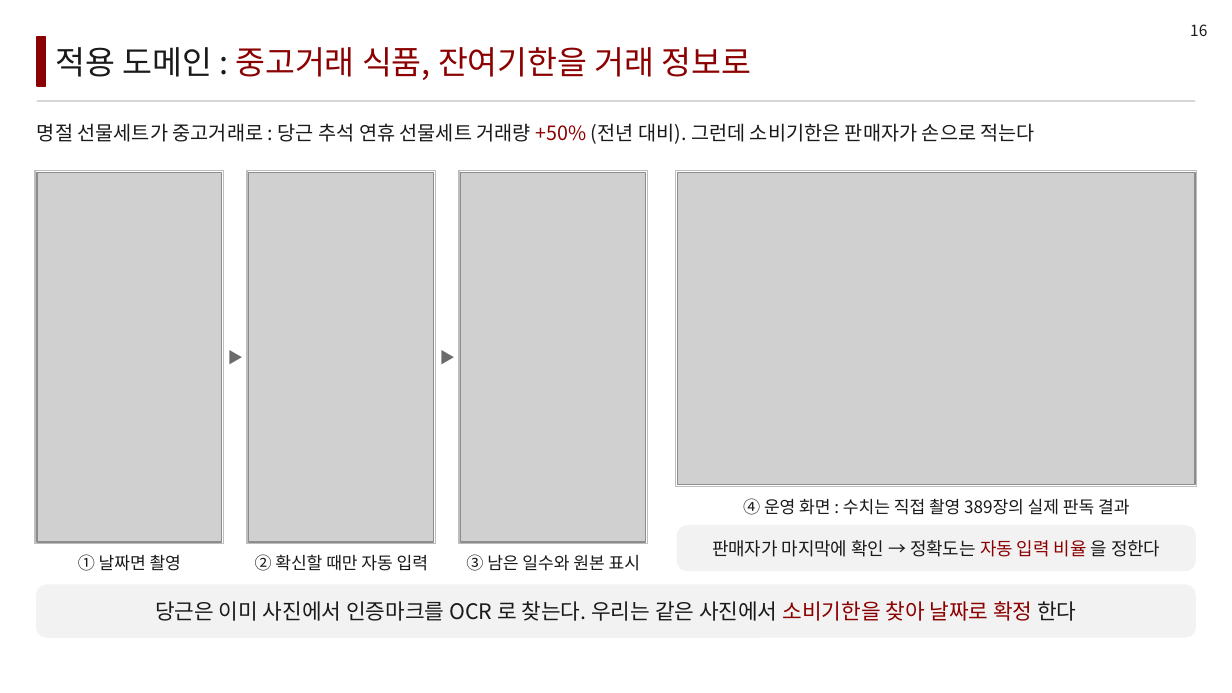
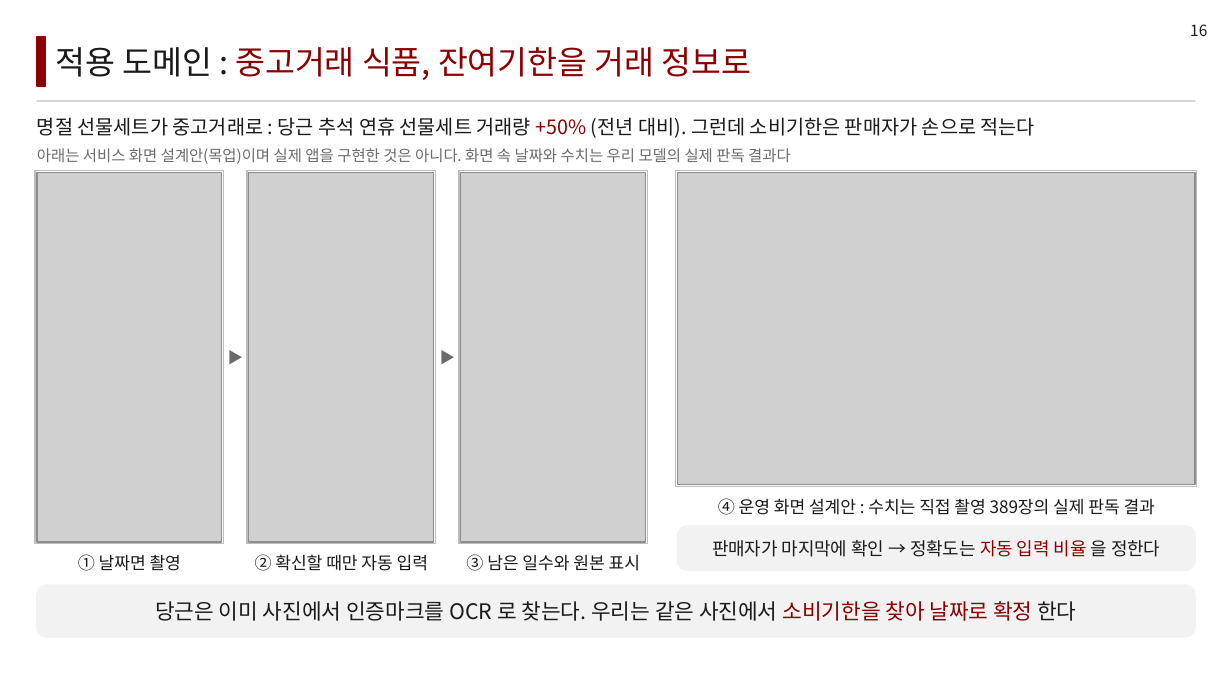
Before and after one commit to LEEbyeongchul/itda3-CODE-subway, a slide deck: slide 16 of 발표/[CODE]_서브웨이_본선발표.pptx. Drawn at 1232x693 pixels with LibreOffice and Linux fonts; fonts in the diff are those of the drawing; grey boxes stand for pictures. Boxes give left, top, right and bottom in pixels: in the first picture for what was removed or moved away, otherwise in the second. Text is boxed around its words. In the diff, an @@ line names an element or a change of style, - is before the commit and + after.

```diff
--- a/발표/[CODE]_서브웨이_본선발표.pptx
+++ b/발표/[CODE]_서브웨이_본선발표.pptx
@@ text "명절 선물세트가 중고거래로 : 당근 ...": place and size @@
-text "명절 선물세트가 중고거래로 : 당근 ..." at box(37, 123, 1035, 144)
+text "명절 선물세트가 중고거래로 : 당근 ..." at box(37, 117, 1035, 138)
@@ text added at box(37, 148, 791, 164), 9 pt, text #6B6B6B @@
+아래는 서비스 화면 설계안(목업)이며 실제 앱을 구현한 것은 아니다. 화면 속 날짜와 수치는 우리 모델의 실제 판독 결과다
@@ text at box(718, 498, 1155, 515): text changed @@
-④ 운영 화면 : 수치는 직접 촬영 389장의 실제 판독 결과
+④ 운영 화면 설계안 : 수치는 직접 촬영 389장의 실제 판독 결과
```
Also in this commit, not shown: 5 other files.
